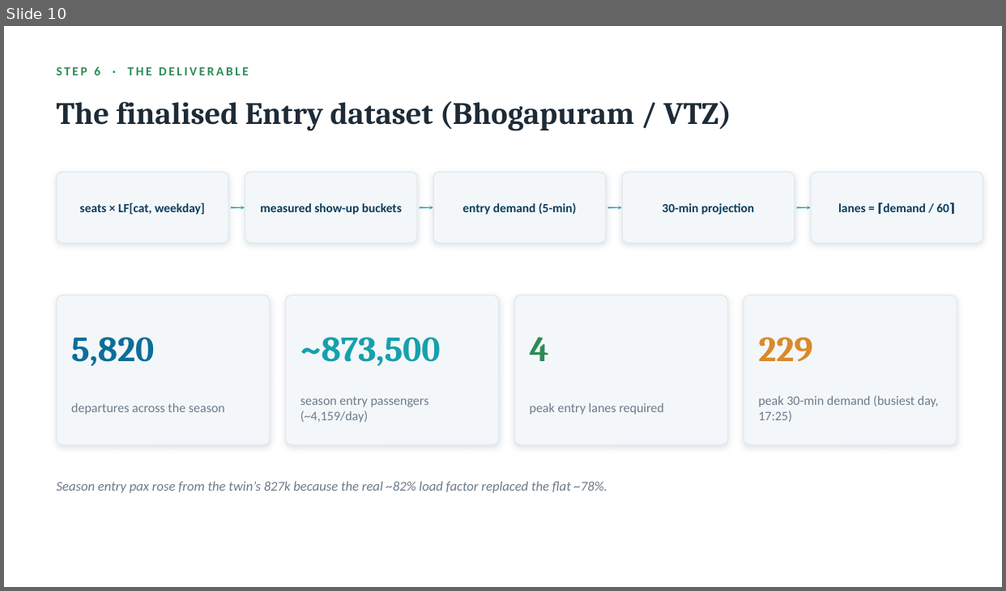
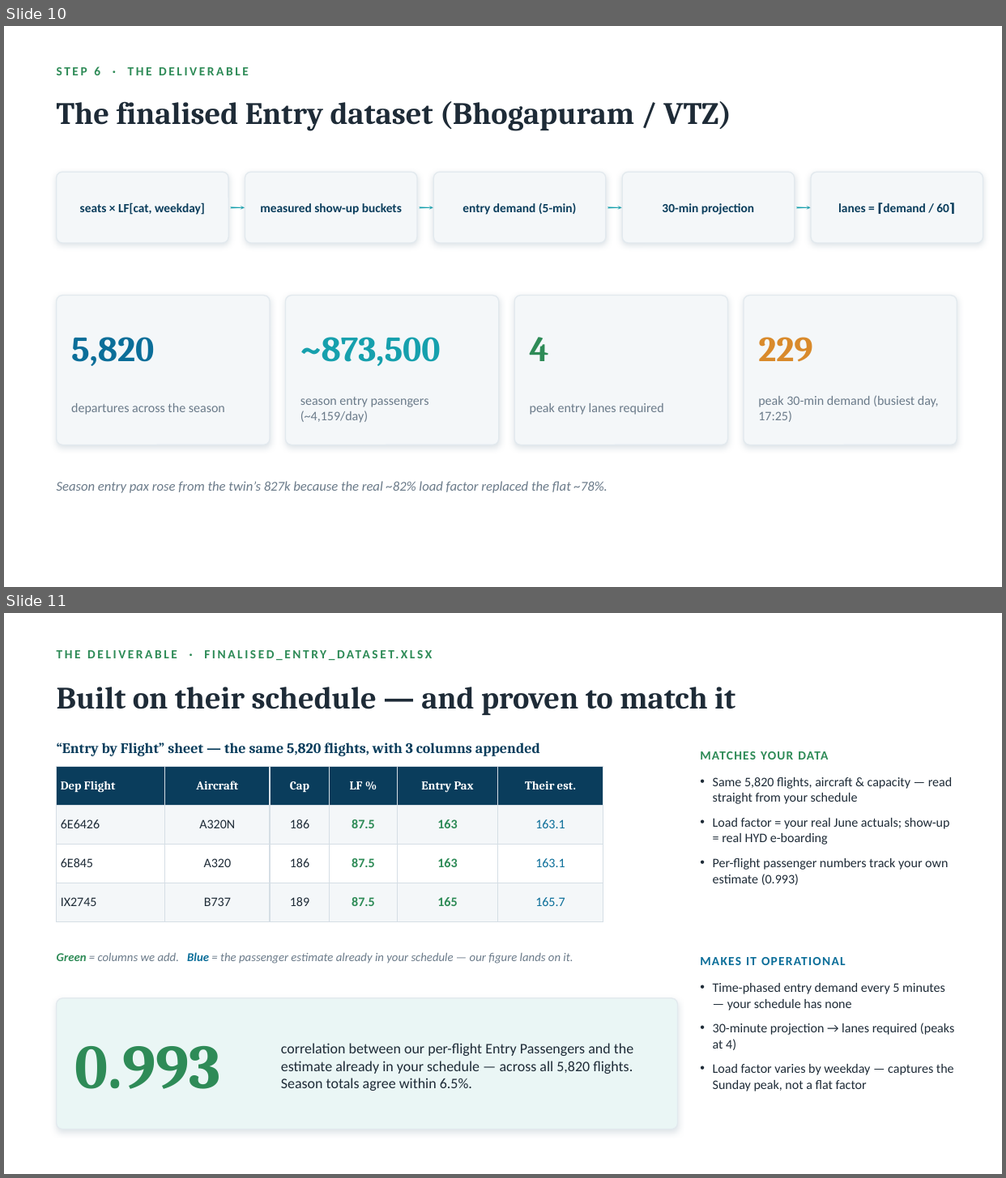
Before and after one commit to hrithika-M/aegis, a slide deck: POD2/POD2_Entry_Overview.pptx. Shown one above the other, each under a label of ours: slide 10 before the commit, slides 10 and 11 after it. The pictures are 1006x591 and 1006x1178 pixels, drawn with LibreOffice and Linux fonts; fonts in the diff are those of the drawing. Boxes give left, top, right and bottom in pixels: in the first picture for what was removed or moved away, otherwise in the second. Text is boxed around its words. In the diff, an @@ line names an element or a change of style, - is before the commit and + after.

```diff
--- a/POD2/POD2_Entry_Overview.pptx
+++ b/POD2/POD2_Entry_Overview.pptx
@@ slide 11 added at [4, 613, 1002, 1174], background #FFFFFF @@
@@ text added at [57, 643, 655, 666], 12 pt, text #2E8B57, bold @@
+THE DELIVERABLE · FINALISED_ENTRY_DATASET.XLSX
@@ text added at [57, 687, 735, 715], 30 pt, text #1E2B37, bold @@
+Built on their schedule — and proven to match it
@@ text added at [57, 743, 540, 756], 14 pt, text #0A3D5C, bold @@
+“Entry by Flight” sheet — the same 5,820 flights, with 3 columns appended
@@ text added at [700, 752, 828, 760], 12 pt, text #2E8B57, bold @@
+MATCHES YOUR DATA
@@ table added at [57, 766, 603, 909], 4 rows, 6 columns @@
+Dep Flight | Aircraft | Cap | LF % | Entry Pax | Their est.
+6E6426 | A320N | 186 | 87.5 | 163 | 163.1
+6E845 | A320 | 186 | 87.5 | 163 | 163.1
+IX2745 | B737 | 189 | 87.5 | 165 | 165.7
@@ text added at [713, 777, 952, 885], 12.5 pt, text #1E2B37 @@
+• Same 5,820 flights, aircraft & capacity — read straight from your schedule
+• Load factor = your real June actuals; show-up = real HYD e-boarding
+• Per-flight passenger numbers track your own estimate (0.993)
@@ text added at [57, 952, 573, 964], 11.5 pt, text #6B7B8A, italic @@
+Green = columns we add. Blue = the passenger estimate already in your schedule — our figure lands on it.
@@ text added at [700, 957, 846, 965], 12 pt, text #0B6E99, bold @@
+MAKES IT OPERATIONAL
@@ rounded rectangle added at [57, 999, 678, 1130], fill #EAF6F5, outline #E2E9EE 1 pt @@
@@ text added at [713, 983, 954, 1092], 12.5 pt, text #1E2B37 @@
+• Time-phased entry demand every 5 minutes — your schedule has none
+• 30-minute projection → lanes required (peaks at 4)
+• Load factor varies by weekday — captures the Sunday peak, not a flat factor
@@ text added at [75, 1046, 221, 1089], 60 pt, text #2E8B57, bold @@
+0.993
@@ text added at [281, 1043, 633, 1091], 14 pt, text #1E2B37 @@
+correlation between our per-flight Entry Passengers and the estimate already in your schedule — across all 5,820 flights. Season totals agree within 6.5%.
```
